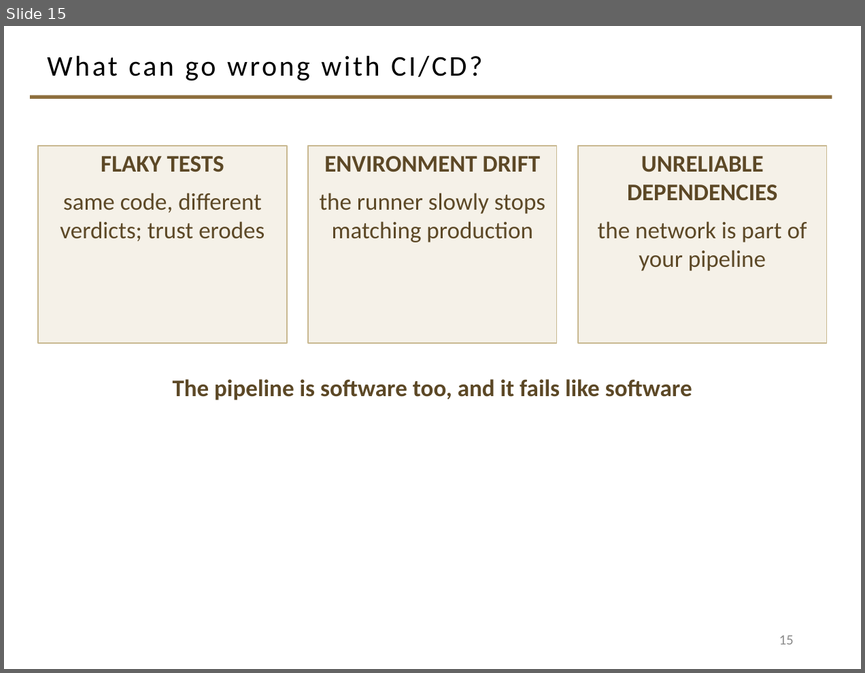
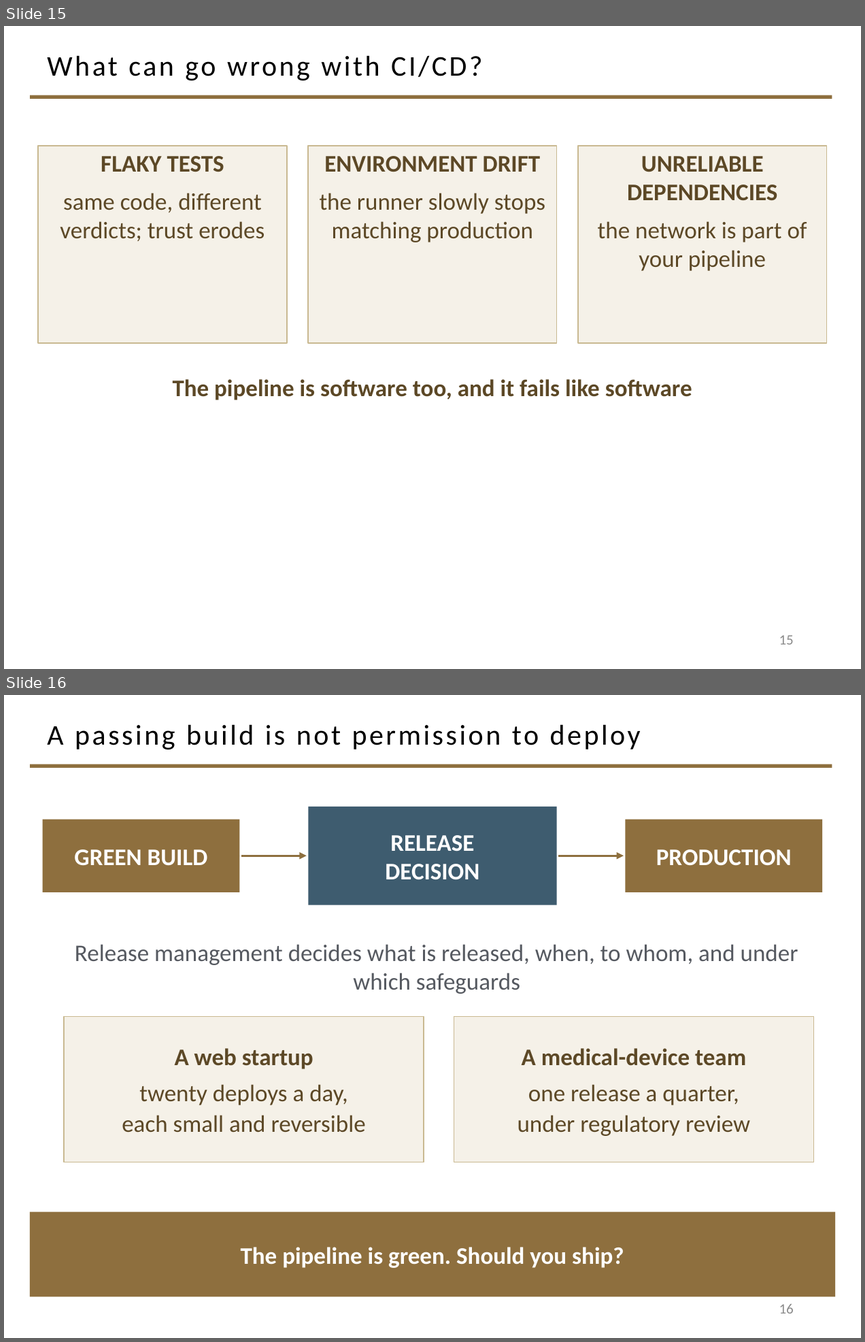
Before and after one commit to davisjam/model-based-agentic-software-engineering, a slide deck: course/lectures/act-3-software-in-the-world/02-compute-environments-and-data-management/3-1-Compute-Environments-and-Deployment.pptx. Shown one above the other, each under a label of ours: slide 15 before the commit, slides 15 and 16 after it. The pictures are 865x673 and 865x1342 pixels, drawn with LibreOffice and Linux fonts; fonts in the diff are those of the drawing; background and template pictures are left out. Boxes give left, top, right and bottom in pixels: in the first picture for what was removed or moved away, otherwise in the second. Text is boxed around its words. In the diff, an @@ line names an element or a change of style, - is before the commit and + after.

```diff
--- a/course/lectures/act-3-software-in-the-world/02-compute-environments-and-data-management/3-1-Compute-Environments-and-Deployment.pptx
+++ b/course/lectures/act-3-software-in-the-world/02-compute-environments-and-data-management/3-1-Compute-Environments-and-Deployment.pptx
@@ slide 16 added at [4, 695, 861, 1338], background #FFFFFF; not listed: 1 template element that a slide beside it also shows @@
@@ title added at [47, 724, 640, 750], 24 pt, text #000000 @@
+A passing build is not permission to deploy
@@ rectangle added at [308, 807, 557, 905], fill #3E5C6F, 20 pt, text #FFFFFF, bold @@
+RELEASE
+DECISION
@@ rectangle added at [43, 819, 239, 892], fill #8E6F3E, 20 pt, text #FFFFFF, bold @@
+GREEN BUILD
@@ rectangle added at [626, 819, 822, 892], fill #8E6F3E, 20 pt, text #FFFFFF, bold @@
+PRODUCTION
@@ arrow added from (241, 856) to (307, 856), #8E6F3E 1.5 pt @@
@@ arrow added from (558, 856) to (623, 856), #8E6F3E 1.5 pt @@
@@ text added at [75, 944, 798, 994], 20 pt, text #555960 @@
+Release management decides what is released, when, to whom, and under which safeguards
@@ rectangle added at [64, 1016, 424, 1162], fill #F5F1E8, outline #C9B991 1 pt, 20 pt, text #5C4826 @@
+A web startup
+twenty deploys a day,
+each small and reversible
@@ rectangle added at [454, 1016, 814, 1162], fill #F5F1E8, outline #C9B991 1 pt, 20 pt, text #5C4826 @@
+A medical-device team
+one release a quarter,
+under regulatory review
@@ rectangle added at [30, 1212, 835, 1297], fill #8E6F3E, 20 pt, text #FFFFFF, bold @@
+The pipeline is green. Should you ship?
@@ page number added at [779, 1304, 793, 1313], 12 pt, text #8C8C8C @@
+16
```
Also in this commit, not shown: 5 other slides added.
